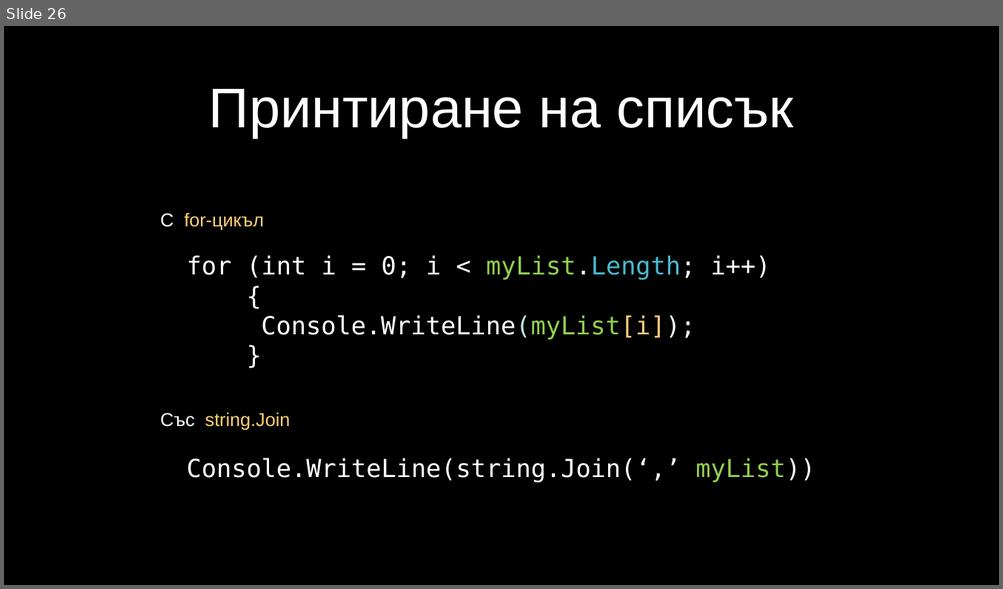
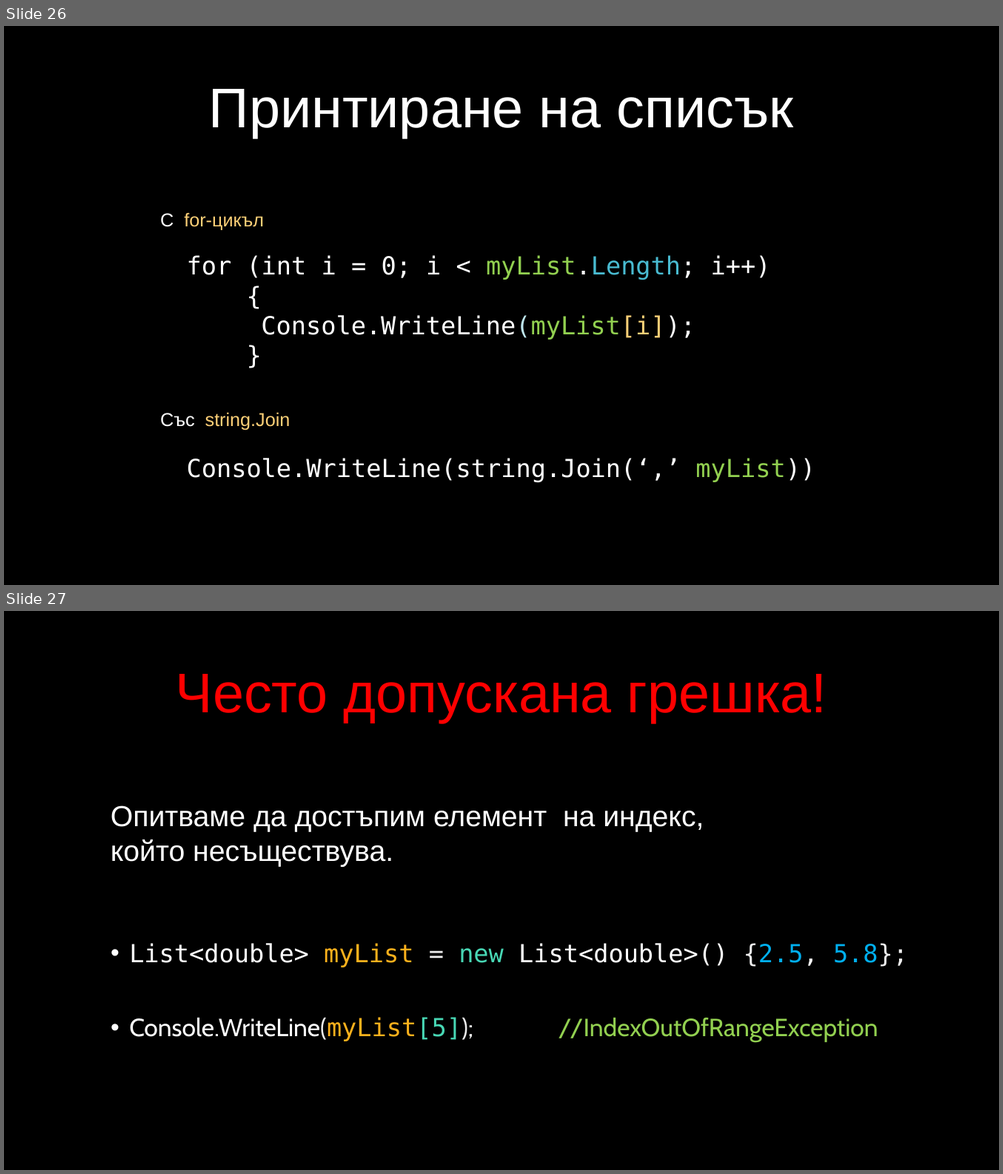
Before and after one commit to velizar92/CSharp-Programming-Presentations, a slide deck: C# Intermediate.pptx. Shown one above the other, each under a label of ours: slide 26 before the commit, slides 26 and 27 after it. The pictures are 1003x589 and 1003x1174 pixels, drawn with LibreOffice and Linux fonts; fonts in the diff are those of the drawing; background and template pictures are left out. Boxes give left, top, right and bottom in pixels: in the first picture for what was removed or moved away, otherwise in the second. Text is boxed around its words. In the diff, an @@ line names an element or a change of style, - is before the commit and + after.

```diff
--- a/C# Intermediate.pptx
+++ b/C# Intermediate.pptx
@@ slide 27 added at box(4, 611, 999, 1170), background picture (left out) @@
@@ title added at box(176, 674, 827, 723), 54 pt, text #FF0000 @@
+Често допускана грешка!
@@ text added at box(111, 806, 703, 867), 28 pt, text #FFFFFF @@
+Опитваме да достъпим елемент на индекс, който несъществува.
@@ text added at box(129, 943, 908, 1042), 24 pt, text #FFFFFF @@
+• List<double> myList = new List<double>() {2.5, 5.8};
+• Console.WriteLine(myList[5]); //IndexOutOfRangeException
```
Also in this commit, not shown: 4 slides changed.
